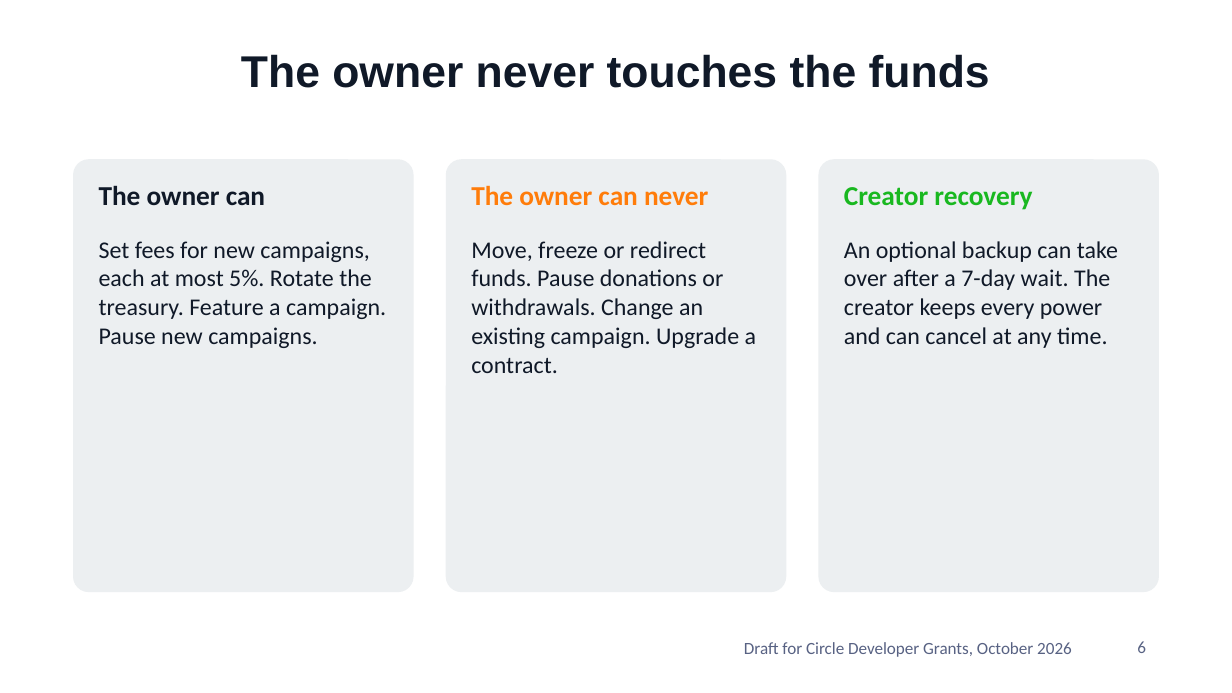
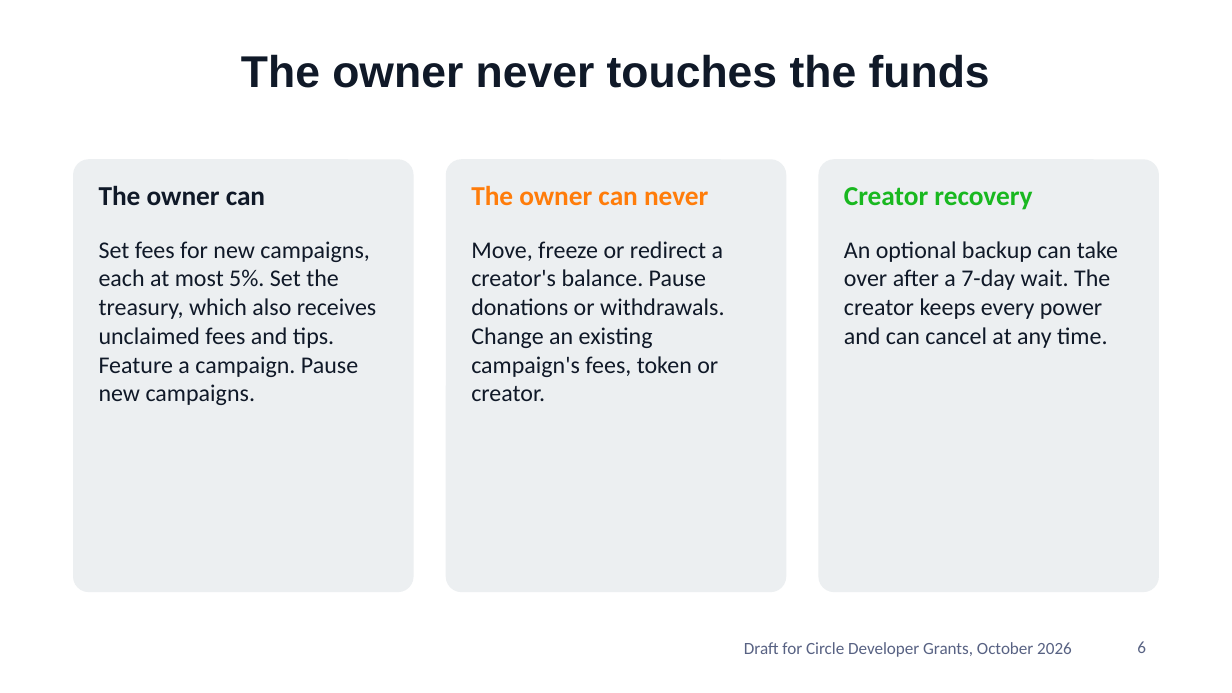
Before and after one commit to xanderslabs/Fundit, a slide deck: slide 6 of docs/fundit-pitch-deck.pptx. Drawn at 1232x693 pixels with LibreOffice and Linux fonts; fonts in the diff are those of the drawing; background and template pictures are left out. Boxes give left, top, right and bottom in pixels: in the first picture for what was removed or moved away, otherwise in the second. Text is boxed around its words. In the diff, an @@ line names an element or a change of style, - is before the commit and + after.

```diff
--- a/docs/fundit-pitch-deck.pptx
+++ b/docs/fundit-pitch-deck.pptx
@@ text at (99, 241, 377, 405): text changed @@
-Set fees for new campaigns, each at most 5%. Rotate the treasury. Feature a campaign. Pause new campaigns.
+Set fees for new campaigns, each at most 5%. Set the treasury, which also receives unclaimed fees and tips. Feature a campaign. Pause new campaigns.
@@ text at (471, 241, 724, 401): text changed @@
-Move, freeze or redirect funds. Pause donations or withdrawals. Change an existing campaign. Upgrade a contract.
+Move, freeze or redirect a creator's balance. Pause donations or withdrawals. Change an existing campaign's fees, token or creator.
```
Also in this commit, not shown: 5 other slides changed, 6 other files.
